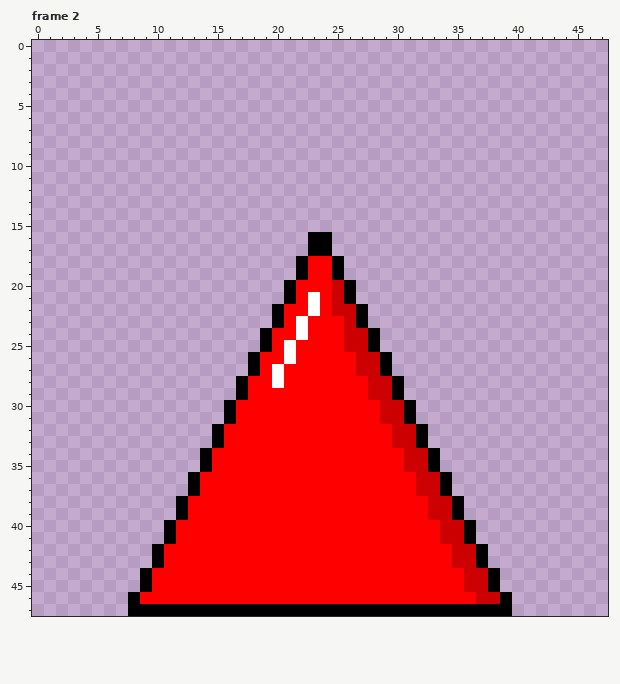
Pixel-art file, stored at Assets/Sprites/spr_spike.ase. Above: the version before the commit.
48x48 pixels, 3 frames. Shown: frame 2. The commit also changed other frames, which this record leaves out.
New version:
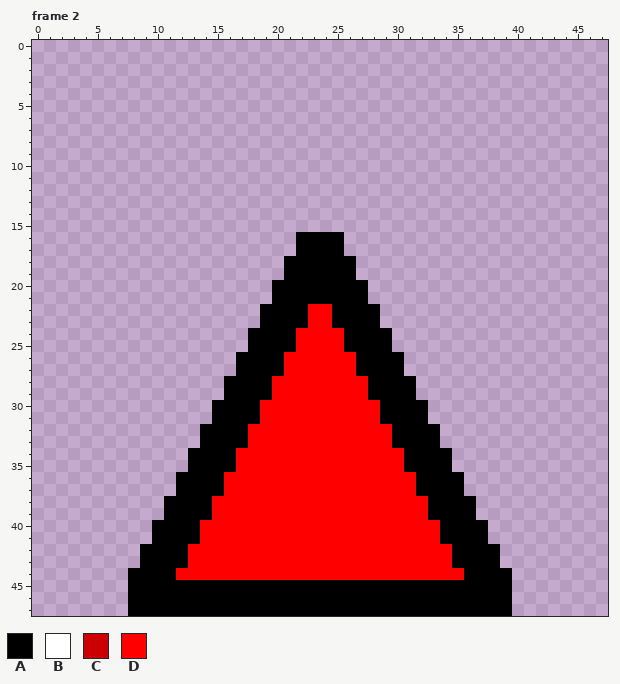
Palette (. is transparent): A #000000  B #ffffff  C #cc0000  D #ff0000
Changes in this commit:
Frame 2:
y 16..17: x 22 . -> A; x 25 . -> A
y 18..19: x 21 . -> A; x 23..24 DD -> AA; x 26 . -> A
y 20: x 20 . -> A; x 22..25 DDDC -> AAAA; x 27 . -> A
y 21: x 20 . -> A; x 22..25 DBDC -> AAAA; x 27 . -> A
y 22: x 19 . -> A; x 21..23 DDB -> AAD; x 25..26 CC -> AA; x 28 . -> A
y 23: x 19 . -> A; x 21..22 DB -> AA; x 25..26 DC -> AA; x 28 . -> A
y 24: x 18 . -> A; x 20..22 DDB -> AAD; x 26..27 CC -> AA; x 29 . -> A
y 25: x 18 . -> A; x 20..21 DB -> AA; x 26..27 CC -> AA; x 29 . -> A
y 26: x 17 . -> A; x 19..21 DDB -> AAD; x 27..28 CC -> AA; x 30 . -> A
y 27: x 17 . -> A; x 19..20 DB -> AA; x 27..28 CC -> AA; x 30 . -> A
y 28: x 16 . -> A; x 18..20 DDB -> AAD; x 28..29 CC -> AA; x 31 . -> A
y 29: x 16 . -> A; x 18..19 DD -> AA; x 28..29 CC -> AA; x 31 . -> A
y 30..31: x 15 . -> A; x 17..18 DD -> AA; x 29..30 CC -> AA; x 32 . -> A
y 32..33: x 14 . -> A; x 16..17 DD -> AA; x 30..31 CC -> AA; x 33 . -> A
y 34..35: x 13 . -> A; x 15..16 DD -> AA; x 31..32 CC -> AA; x 34 . -> A
y 36..37: x 12 . -> A; x 14..15 DD -> AA; x 32..33 CC -> AA; x 35 . -> A
y 38..39: x 11 . -> A; x 13..14 DD -> AA; x 33..34 CC -> AA; x 36 . -> A
y 40..41: x 10 . -> A; x 12..13 DD -> AA; x 34..35 CC -> AA; x 37 . -> A
y 42..43: x 9 . -> A; x 11..12 DD -> AA; x 35..36 CC -> AA; x 38 . -> A
y 44: x 8 . -> A; x 10..11 DD -> AA; x 36..37 CC -> AA; x 39 . -> A
y 45: x 8 . -> A; x 10..37 DDDDDDDDDDDDDDDDDDDDDDDDDDCC -> AAAAAAAAAAAAAAAAAAAAAAAAAAAA; x 39 . -> A
y 46: x 9..38 DDDDDDDDDDDDDDDDDDDDDDDDDDDDCC -> AAAAAAAAAAAAAAAAAAAAAAAAAAAAAA
Pixel boxes of the changes (left, top, right, bottom) in both pictures:
changed: (128, 232, 512, 604)
